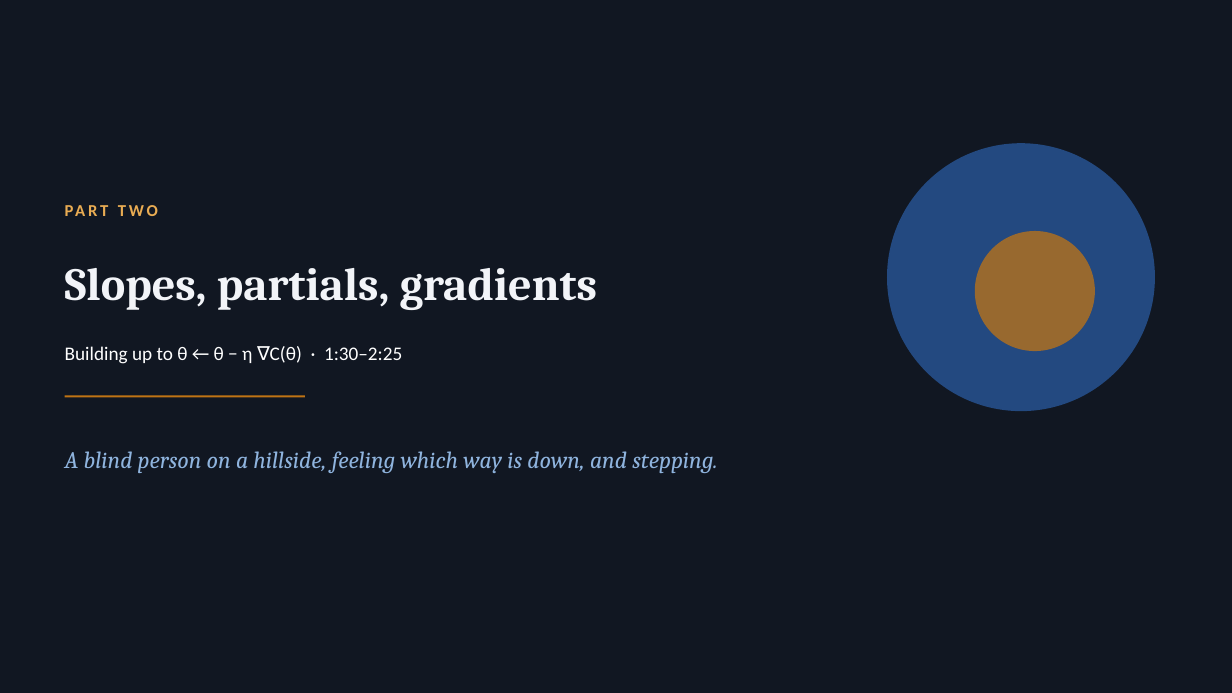
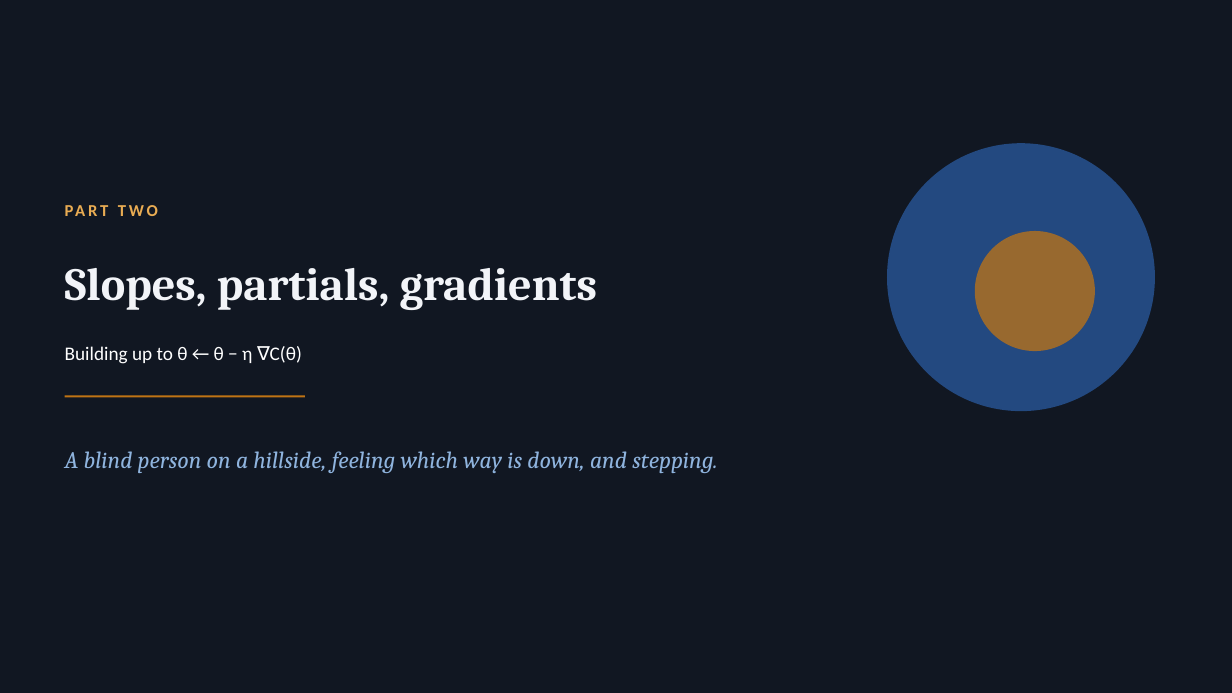
Before and after one commit to lindagaw/lindagaw.github.io, a slide deck: slide 17 of courses/COLL150-Fall26/Slides/Unit 5 - Loss Function Gradient and Descent.pptx (slide 18 before the commit). Drawn at 1232x693 pixels with LibreOffice and Linux fonts; fonts in the diff are those of the drawing. Boxes give left, top, right and bottom in pixels: in the first picture for what was removed or moved away, otherwise in the second. Text is boxed around its words. In the diff, an @@ line names an element or a change of style, - is before the commit and + after.

```diff
--- a/courses/COLL150-Fall26/Slides/Unit 5 - Loss Function Gradient and Descent.pptx
+++ b/courses/COLL150-Fall26/Slides/Unit 5 - Loss Function Gradient and Descent.pptx
@@ text at bbox=[65, 346, 302, 364]: text changed @@
-Building up to θ ← θ − η ∇C(θ) · 1:30–2:25
+Building up to θ ← θ − η ∇C(θ)
```
Also in this commit, not shown: 4 other slides changed, 3 slides removed, 5 other files.
